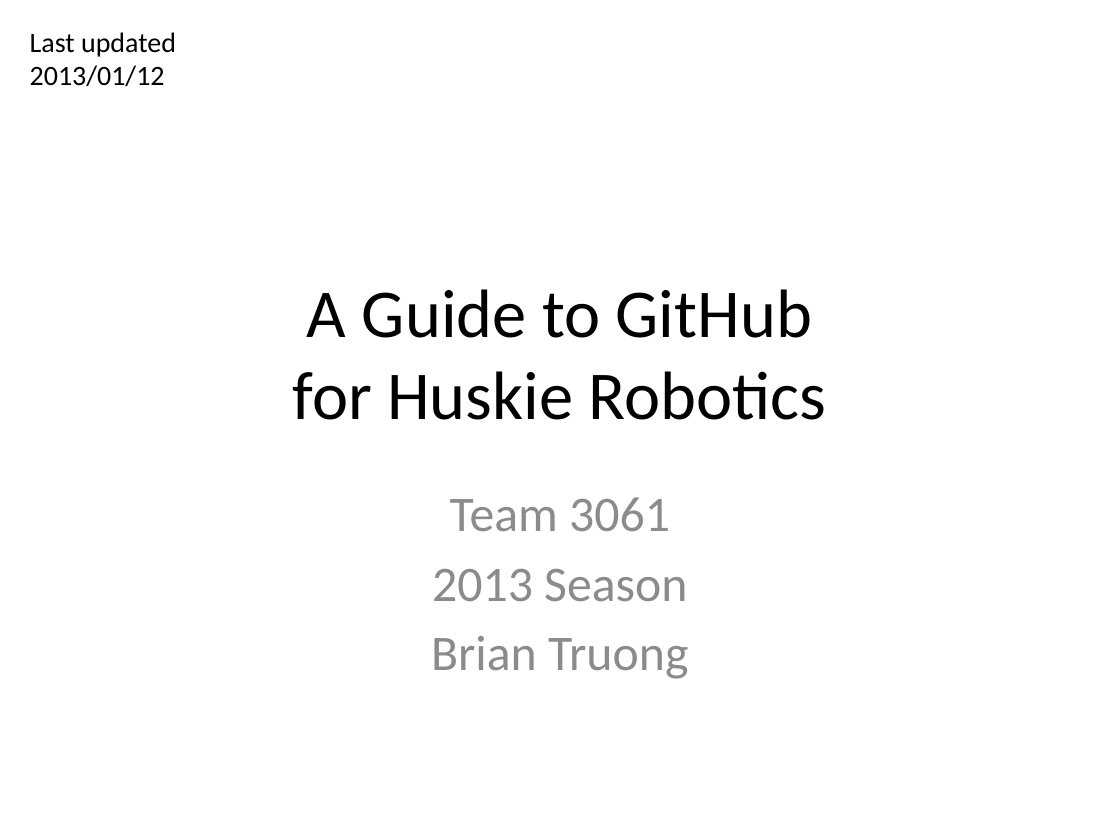
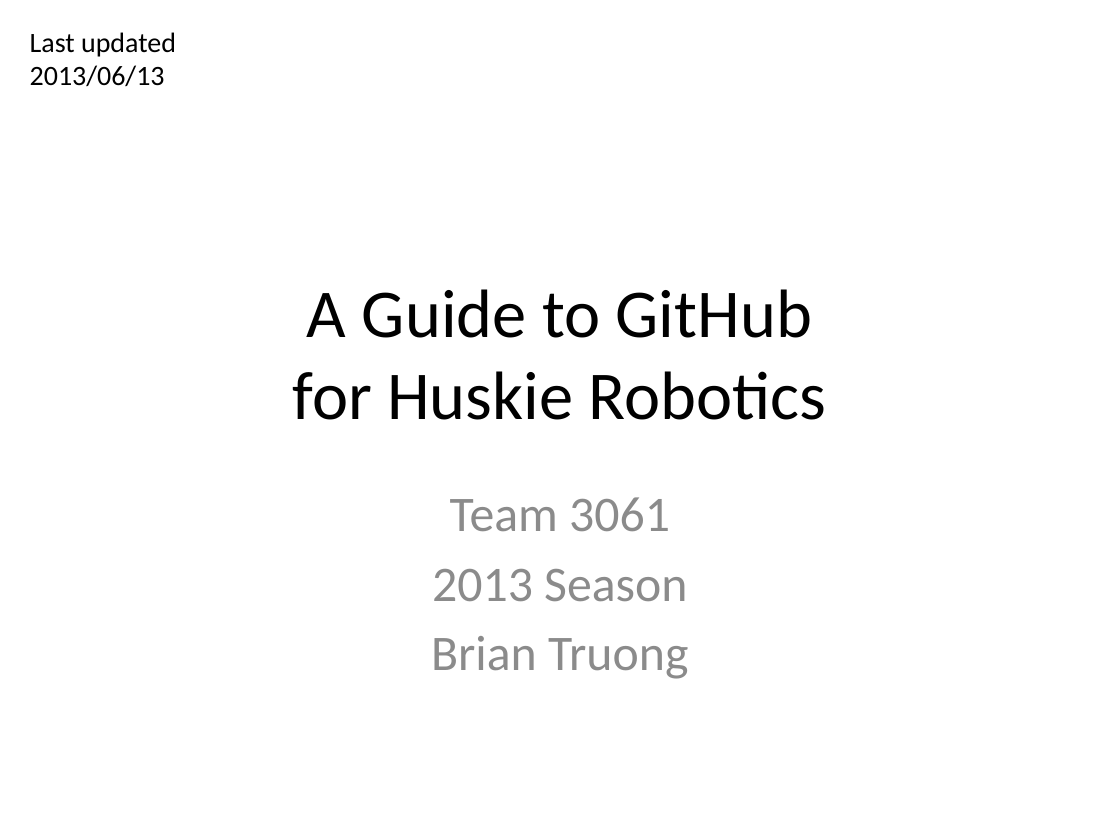
Before and after one commit to FRC4186/frc-software, a slide deck: slide 1 of Documents/GitHub_Guide_2013.pptx. Drawn at 1120x840 pixels with LibreOffice and Linux fonts; fonts in the diff are those of the drawing. Boxes give left, top, right and bottom in pixels: in the first picture for what was removed or moved away, otherwise in the second. Text is boxed around its words. In the diff, an @@ line names an element or a change of style, - is before the commit and + after.

```diff
--- a/Documents/GitHub_Guide_2013.pptx
+++ b/Documents/GitHub_Guide_2013.pptx
@@ text at [30, 32, 176, 87]: text changed @@
-Last updated 2013/01/12
+Last updated 2013/06/13
```
Also in this commit, not shown: 5 other slides changed.
